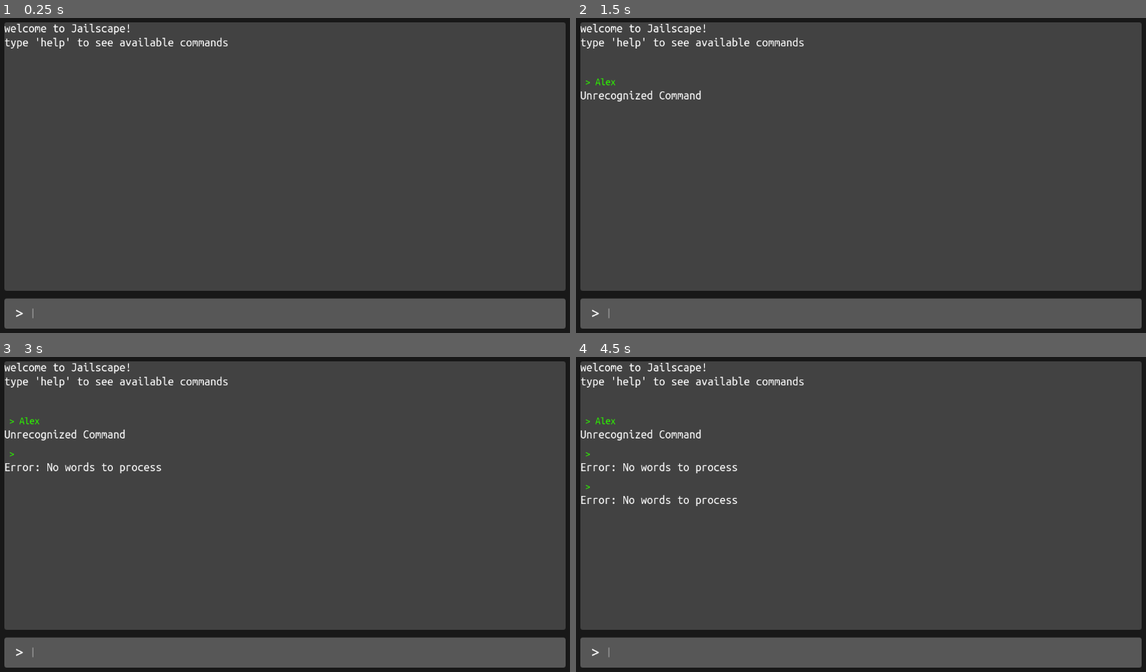
Above: before the commit, frames 1-4 (two rows, left to right).
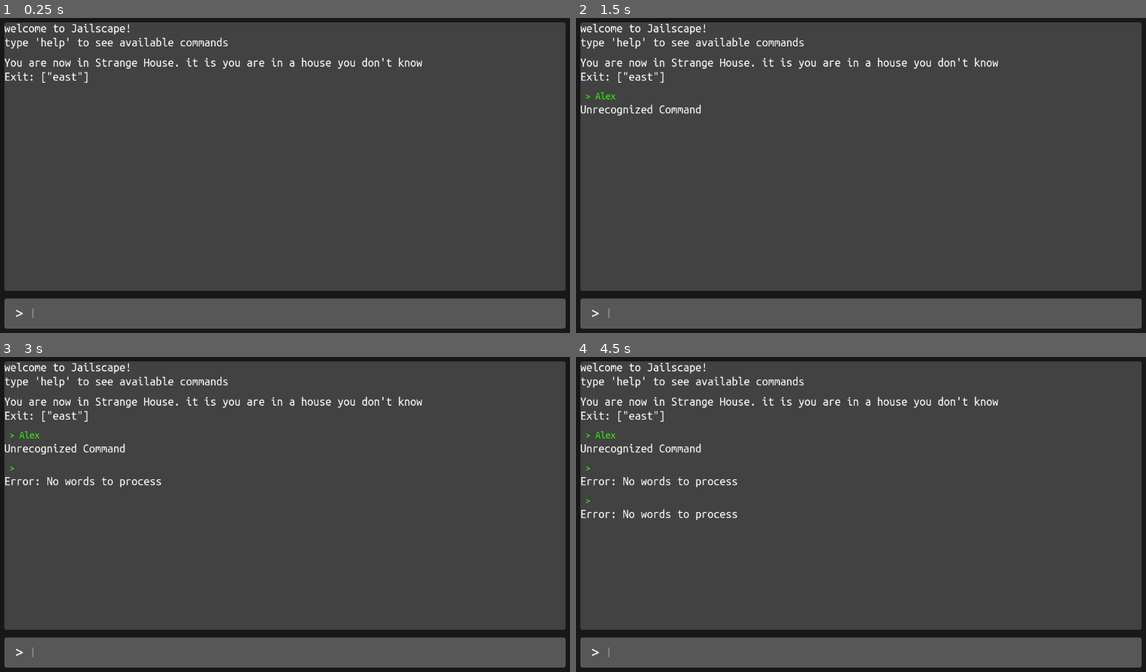
Above: after the commit, the same moments.

Repository: AkIszler/firstRPGGame
Game: Godot game, scene res://scenes/main_game.tscn
Two runs of this game, one before a commit and one after it. Both use one fixed random seed, a clock stepped at 60 frames per second and the inputs below.
Inputs (mouse positions are in pixels of both pictures, inside the frame that each line leads up to):
- Up to frame 1 (0.25 s): no input
- Up to frame 2 (1.5 s): click (872, 314) at 0.52 s; type "Alex" at 0.6 s; tap Enter at 1.25 s
- Up to frame 3 (3 s): tap Space at 2 s; tap Enter at 2.75 s
- Up to frame 4 (4.5 s): tap Space at 3.5 s; tap Enter at 4.25 s

The runs differ from the first frame. In frame 1, 0.8% of the frame differs, in the area x 0-75%, y 12-21%; in frame 2, 1.4%; in frame 3, 1.9%; in frame 4, 2.4%, in the area x 0-75%, y 12-52%.
Error before the commit: Trying to return value of type "Nil" from a function whose return type is "String". (res://scripts/CommandNode.gd:8)

Commit message:
fixing shit

Diff:
--- a/scripts/CommandNode.gd
+++ b/scripts/CommandNode.gd
@@ -49,7 +49,7 @@
 	return "you look around"
 
 
-func changeRoom(new_room: GameRoom):
+func changeRoom(new_room: GameRoom) -> String:
 	current_area = new_room
 	var exit_string = ''.join(PackedStringArray([new_room.exits.keys()]))
 	var messages = "\n".join(PackedStringArray([
@@ -57,3 +57,4 @@
 		"Exit: " + exit_string
 	]))
 	emit_signal("response_gen", messages)
+	return messages
--- a/scripts/room.gd
+++ b/scripts/room.gd
@@ -11,22 +11,22 @@
 
 
 func connect_exit(direction: String, room):
-    match direction:
-        "west":
-            exits[direction] = room
-            room.exits["east"] = self
+	match direction:
+		"west":
+			exits[direction] = room
+			room.exits["east"] = self
 
-        "east":
-            exits[direction] = room
-            room.exits["east"] = self
+		"east":
+			exits[direction] = room
+			room.exits["east"] = self
 
 
-        "north":
-            exits[direction] = room
-            room.exits["south"] = self
+		"north":
+			exits[direction] = room
+			room.exits["south"] = self
 
-        "south":
-            exits[direction] = room
-            room.exits["north"] = self
+		"south":
+			exits[direction] = room
+			room.exits["north"] = self
 
-        _: printerr("you tried to go an invalid direction: %s", direction)
+		_: printerr("you tried to go an invalid direction: %s", direction)
